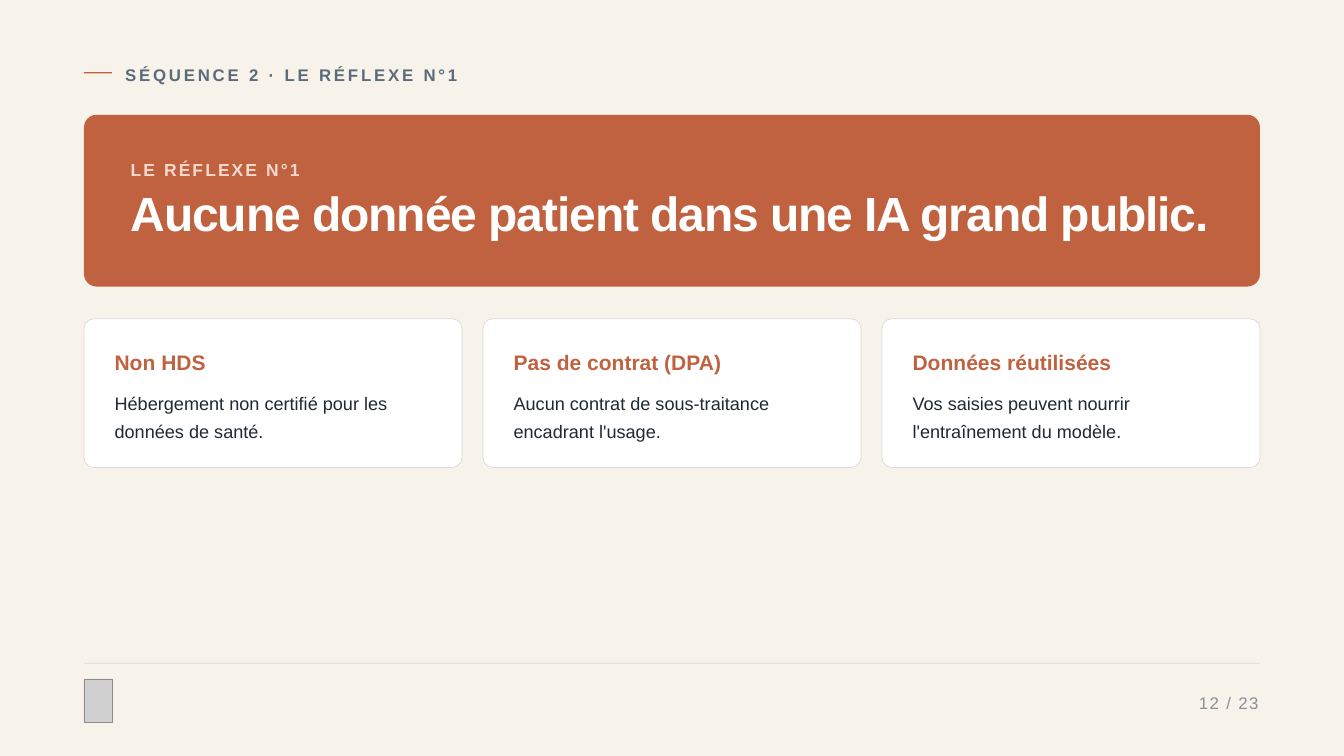
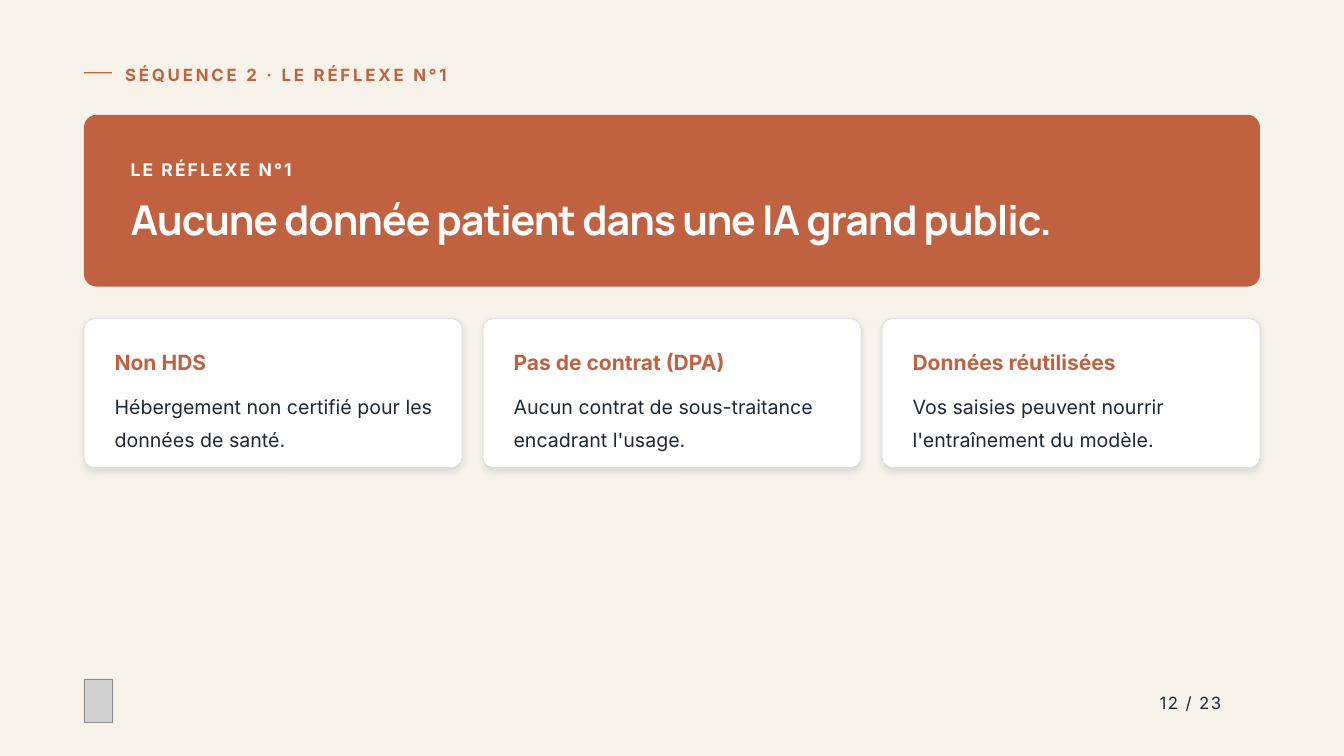
Before and after one commit to IsomereFR/Divers, a slide deck: slide 12 of Demande_de_prompt_formation_IA_2.pptx. Drawn at 1344x756 pixels with LibreOffice and Linux fonts; fonts in the diff are those of the drawing; grey boxes stand for pictures. Boxes give left, top, right and bottom in pixels: in the first picture for what was removed or moved away, otherwise in the second. Text is boxed around its words. In the diff, an @@ line names an element or a change of style, - is before the commit and + after.

```diff
--- a/Demande_de_prompt_formation_IA_2.pptx
+++ b/Demande_de_prompt_formation_IA_2.pptx
@@ text "SÉQUENCE 2 · LE RÉFLEXE ..." at [125,67,446,82]: font Arial to Inter, text colour #5B6B79 to #C0623F @@
@@ text "LE RÉFLEXE N°1" at [131,161,292,176]: font Arial to Inter, text colour #F6D9CC to #FFFFFF @@
@@ text "Aucune donnée patient dans une ..." at [131,202,1052,246]: size 51.3 to 44 pt, font Arial to Manrope; line spacing 0.86 to 1.06 @@
@@ shadow on in 3 elements at [84,319,462,467], [483,319,861,467], [882,319,1259,467] @@
@@ text "Pas de contrat (DPA)" at [514,353,725,372]: font Arial to Inter @@
@@ text "Données réutilisées" at [913,354,1116,370]: font Arial to Inter @@
@@ size 19.4 to 21 pt, font Arial to Inter; line spacing 1.3 to 1.4 in 3 elements at [115,399,433,448], [514,399,813,452], [913,399,1164,448] @@
@@ rectangle removed at [84,663,1260,663] @@
@@ text "12 / 23": place and size @@
-text "12 / 23" at [1199,697,1258,709]
+text "12 / 23" at [1160,696,1221,709]
@@ text "12 / 23" at [1160,696,1221,709]: font Arial to Inter, text colour #8A9097 to #1E2933 @@
```
Also in this commit, not shown: 22 other slides changed.
